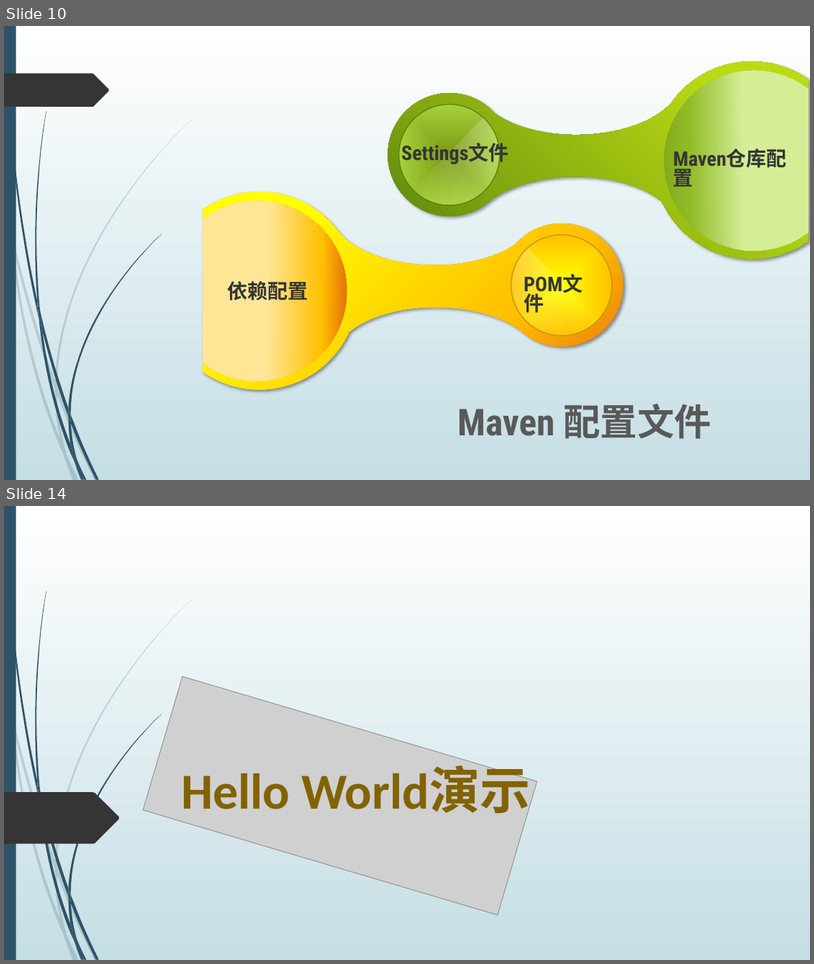
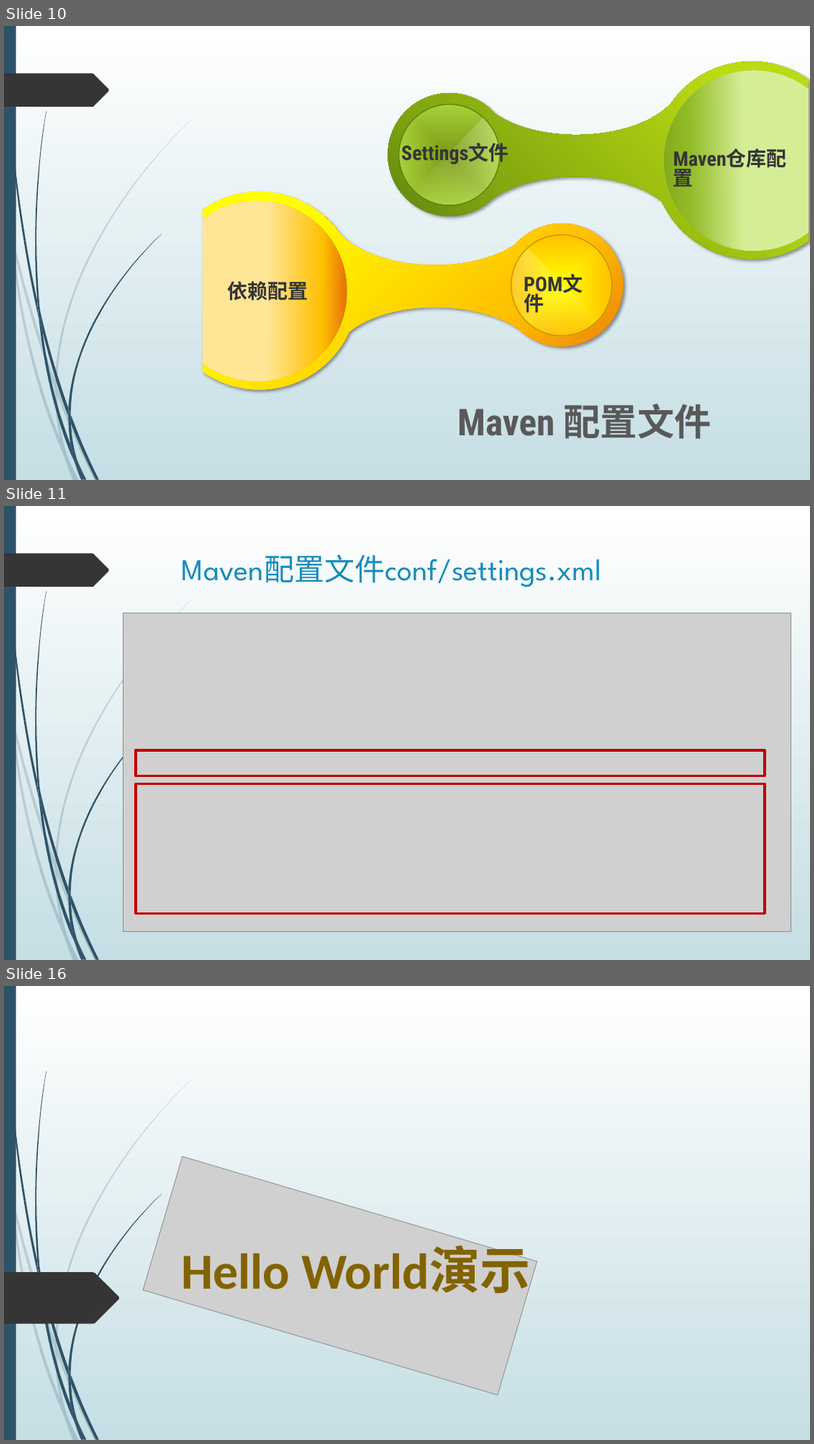
Before and after one commit to dean2015/documents, a slide deck: 201805/JAVA 基础介绍20180605.pptx. Shown one above the other, each under a label of ours: slides 10 and 14 before the commit, slides 10, 11 and 16 after it; the slides between them are not shown. The pictures are 814x964 and 814x1444 pixels, drawn with LibreOffice and Linux fonts; fonts in the diff are those of the drawing; grey boxes stand for pictures. Boxes give left, top, right and bottom in pixels: in the first picture for what was removed or moved away, otherwise in the second. Text is boxed around its words. In the diff, an @@ line names an element or a change of style, - is before the commit and + after.

```diff
--- a/201805/JAVA 基础介绍20180605.pptx
+++ b/201805/JAVA 基础介绍20180605.pptx
@@ slide 11 added at (4,506,810,960), background gradient #FFFFFF to #C5DEE5; not listed: 24 template elements that a slide beside it also shows @@
@@ title added at (182,554,602,587), 36 pt, text #178DBB @@
+Maven配置文件conf/settings.xml
@@ picture added at (124,613,792,932) @@
@@ rectangle added at (136,750,765,776), outline #C00000 3 pt @@
@@ rectangle added at (136,784,765,913), outline #C00000 3 pt @@
@@ what was slide 14 is now slide 16 @@
```
Also in this commit, not shown: 2 slides changed, 3 other slides added, 2 slides removed, 3 other files.
